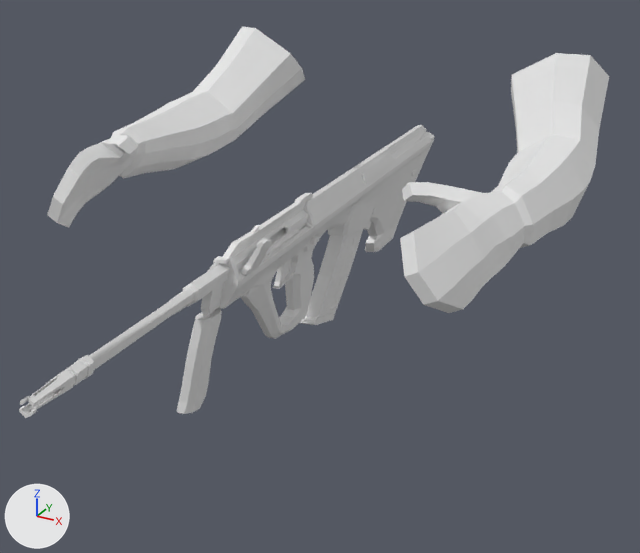
What one commit did to the Blender file Assets/RFTools/Models/Character/Hands.blend.
The view is the same before and after, from a 50 mm lens placed at (0.61, -1.441, 0.488), pointed at (-0.079, -0.188, -0.138). Every picture has the same lights, and +X, +Y and +Z are marked at lower left.

Names of what the first picture shows: 'Cube.022', 'Hands'.
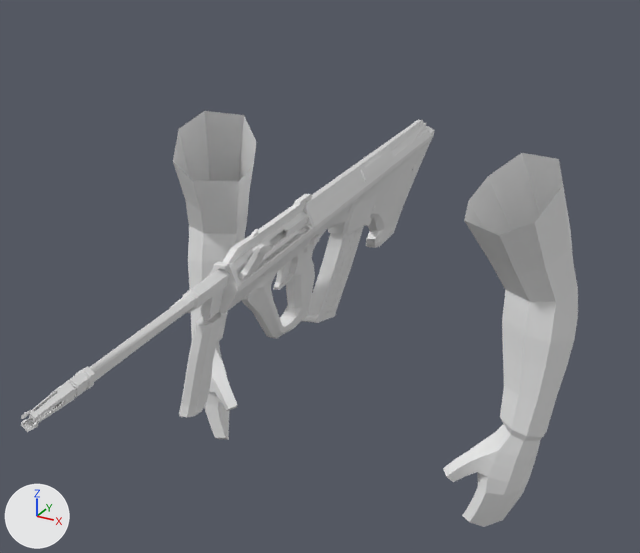
The edits, one by one:
Object 'Cube.022' (ob_cube_022) turns from (-30, 0.3, -87) to (-30, 1.6, -87) degrees about x, y and z.
Object 'Hands' (ob_hands) turns from (0, 0, 0) to (77, 0, 0) degrees about x, y and z.

Changed parts and their boxes [x1, y1, x2, y2] in the pictures (640 x 553 px):
'Hands', moved, turned: before [47, 27, 609, 313]; after [173, 111, 578, 527]
'Cube.022', turned: before [19, 125, 434, 418]; after [21, 120, 435, 432]
